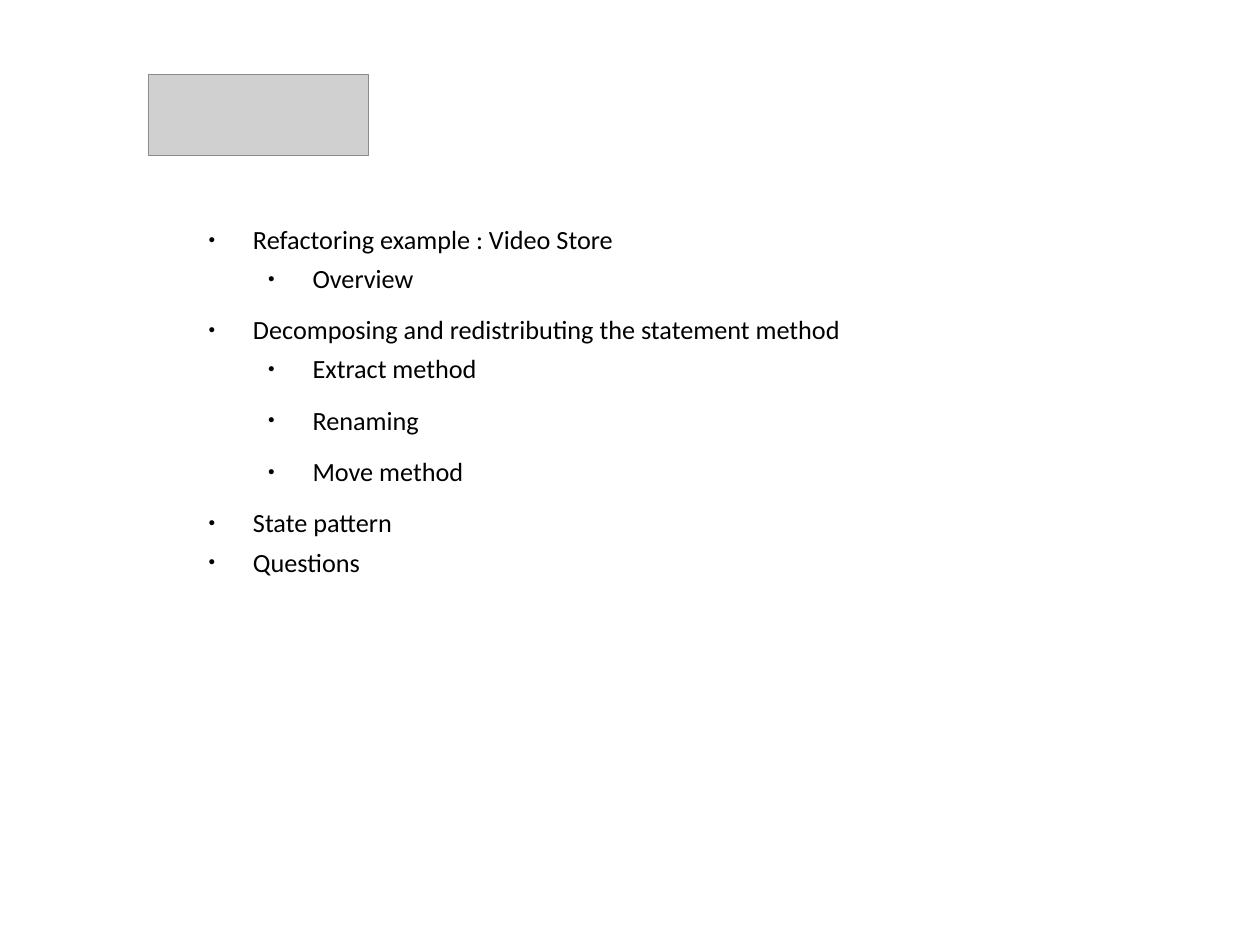
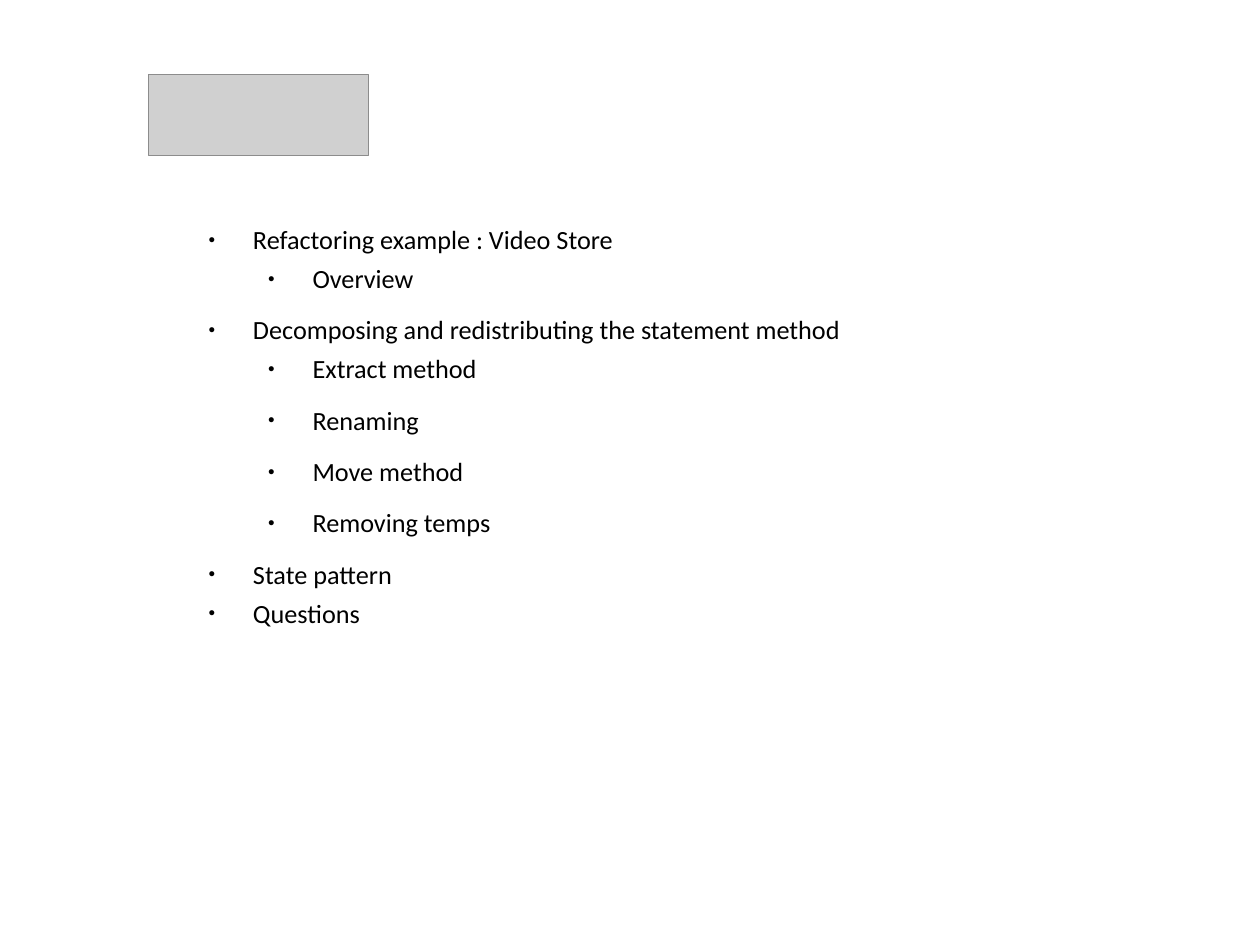
Before and after one commit to mbesutti/Learning-1, a slide deck: slide 2 of Lezione 3/Presentazione_Refactoring.odp. Drawn at 1260x945 pixels with LibreOffice and Linux fonts; fonts in the diff are those of the drawing; grey boxes stand for pictures; background and template pictures are left out. Boxes give left, top, right and bottom in pixels: in the first picture for what was removed or moved away, otherwise in the second. Text is boxed around its words. In the diff, an @@ line names an element or a change of style, - is before the commit and + after.

```diff
--- a/Lezione 3/Presentazione_Refactoring.odp
+++ b/Lezione 3/Presentazione_Refactoring.odp
@@ text at (313,514,490,537): paragraph added @@
+  ● Removing temps
```
Also in this commit, not shown: 1 other slide changed, 1 slide added.
